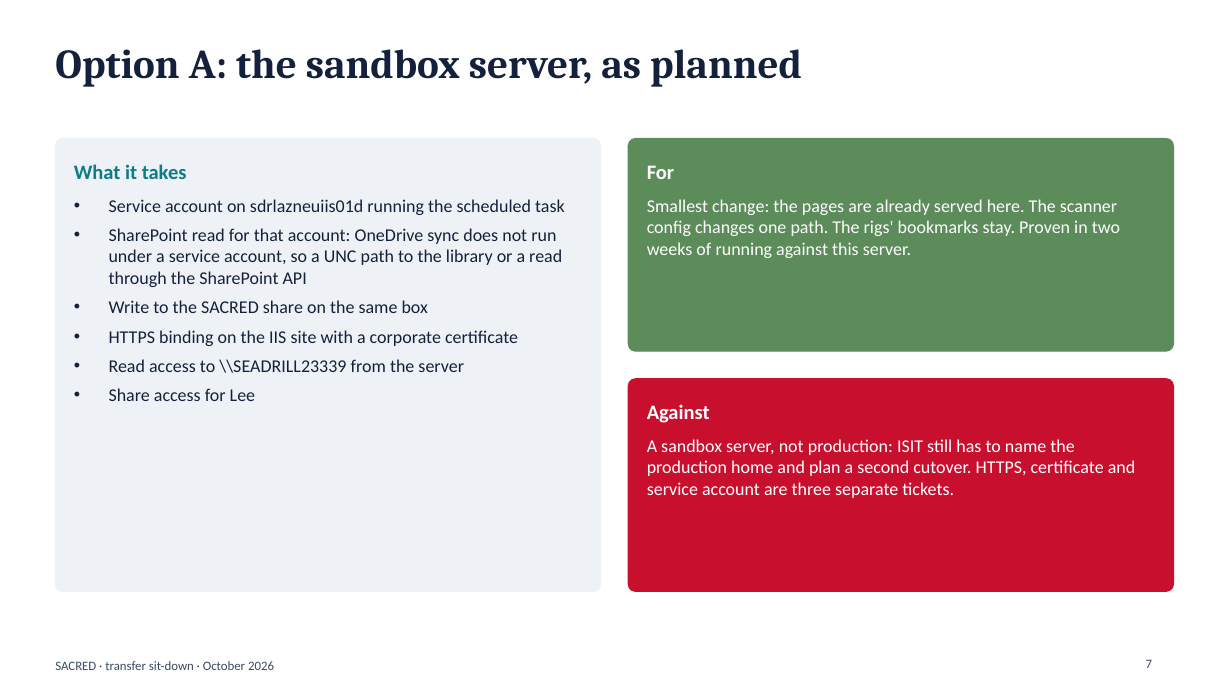
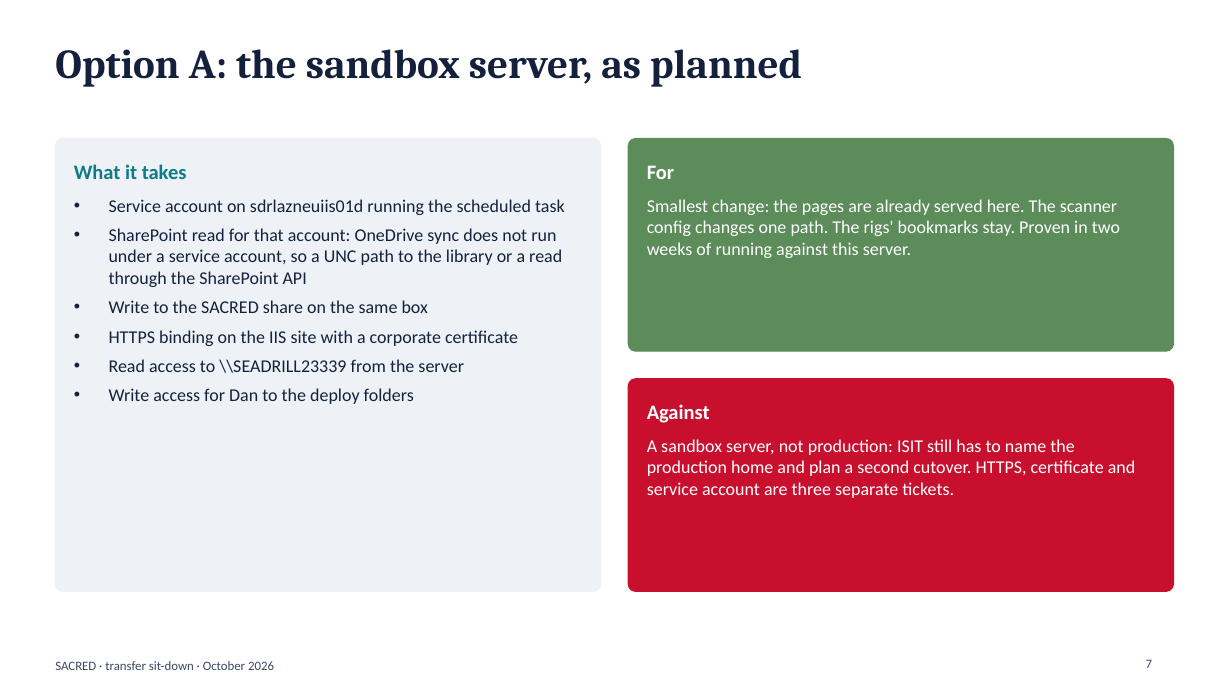
Before and after one commit to dplant494-svg/Dans-projects, a slide deck: slide 7 of SACRED-TRANSFER-DECK-2026-10.pptx. Drawn at 1232x693 pixels with LibreOffice and Linux fonts; fonts in the diff are those of the drawing. Boxes give left, top, right and bottom in pixels: in the first picture for what was removed or moved away, otherwise in the second. Text is boxed around its words. In the diff, an @@ line names an element or a change of style, - is before the commit and + after.

```diff
--- a/SACRED-TRANSFER-DECK-2026-10.pptx
+++ b/SACRED-TRANSFER-DECK-2026-10.pptx
@@ text at (109, 388, 414, 404): text changed @@
-• Share access for Lee
+• Write access for Dan to the deploy folders
```
Also in this commit, not shown: 5 other slides changed, 5 other files.
